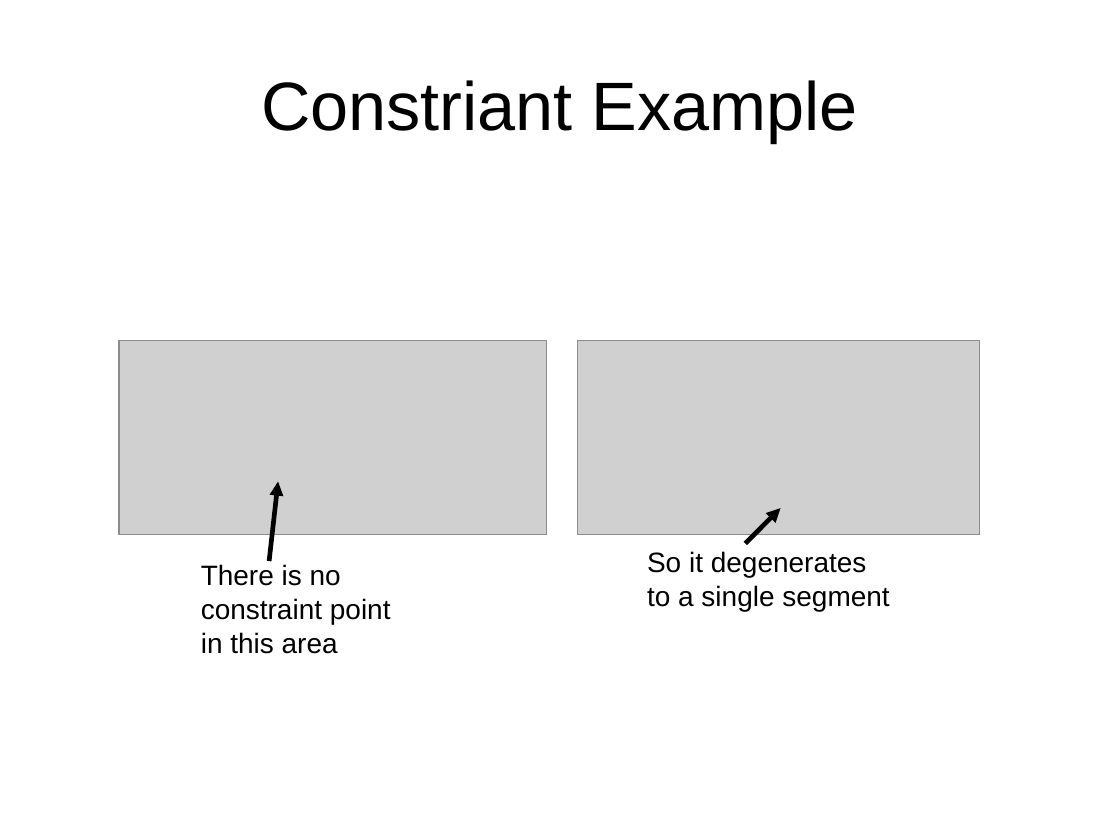
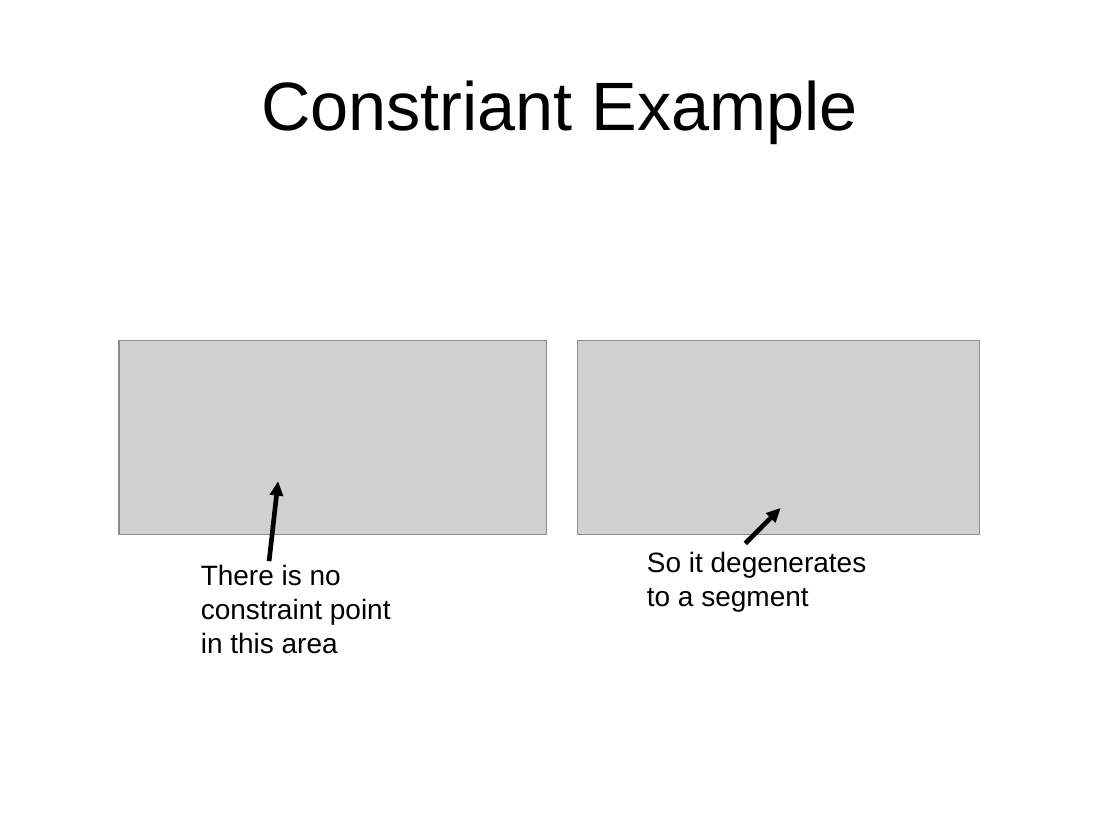
Before and after one commit to xdoobx/2014demo, a slide deck: slide 8 of docs/currentwork_05_06_2014.ppt (slide 11 before the commit). Drawn at 1120x840 pixels with LibreOffice and Linux fonts; fonts in the diff are those of the drawing; grey boxes stand for pictures. Boxes give left, top, right and bottom in pixels: in the first picture for what was removed or moved away, otherwise in the second. Text is boxed around its words. In the diff, an @@ line names an element or a change of style, - is before the commit and + after.

```diff
--- a/docs/currentwork_05_06_2014.ppt
+++ b/docs/currentwork_05_06_2014.ppt
@@ text at (647, 551, 867, 611): text changed @@
-So it degenerates to a single segment
+So it degenerates to a segment
```
Also in this commit, not shown: 2 other slides changed, 5 slides removed, 1 other file.
